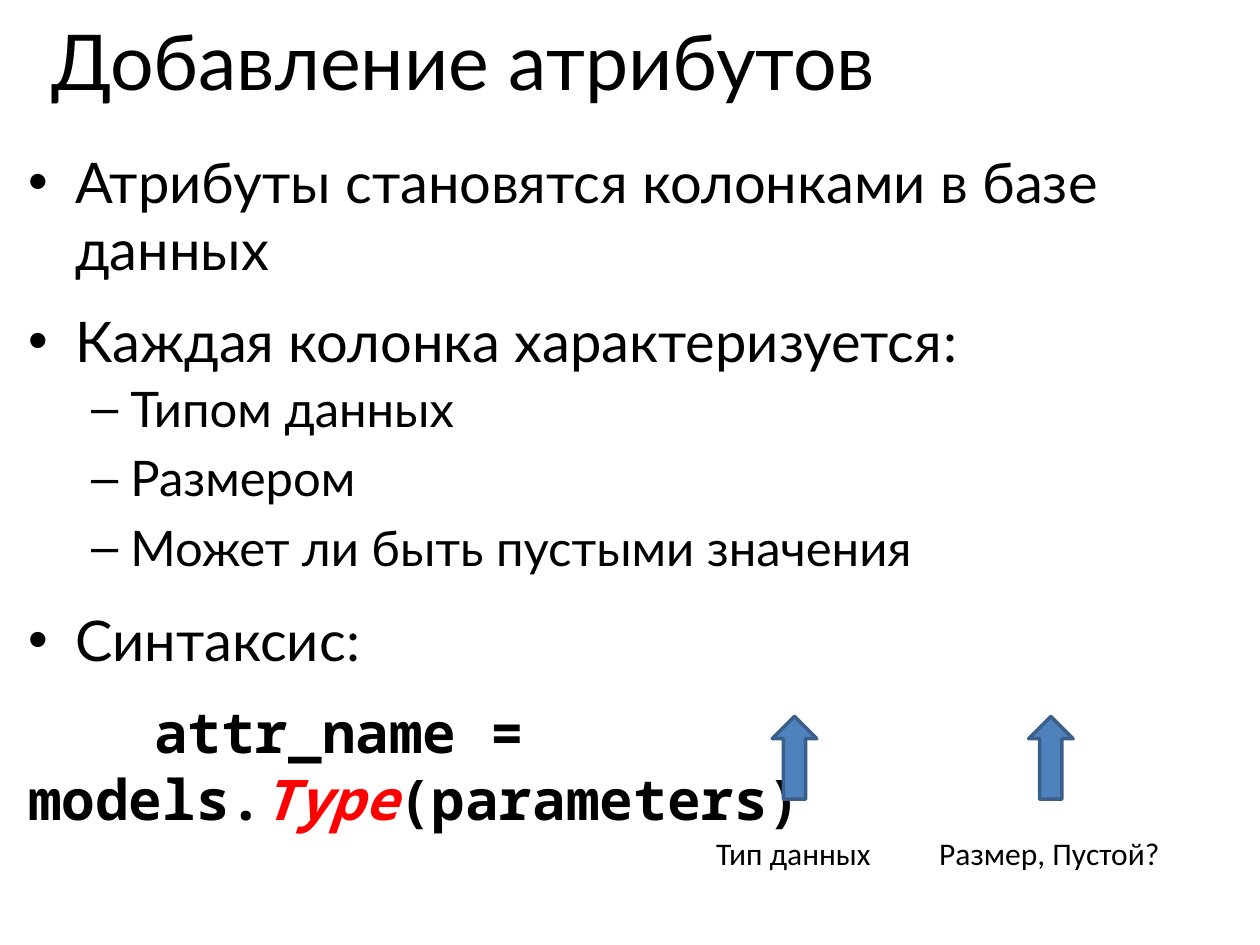
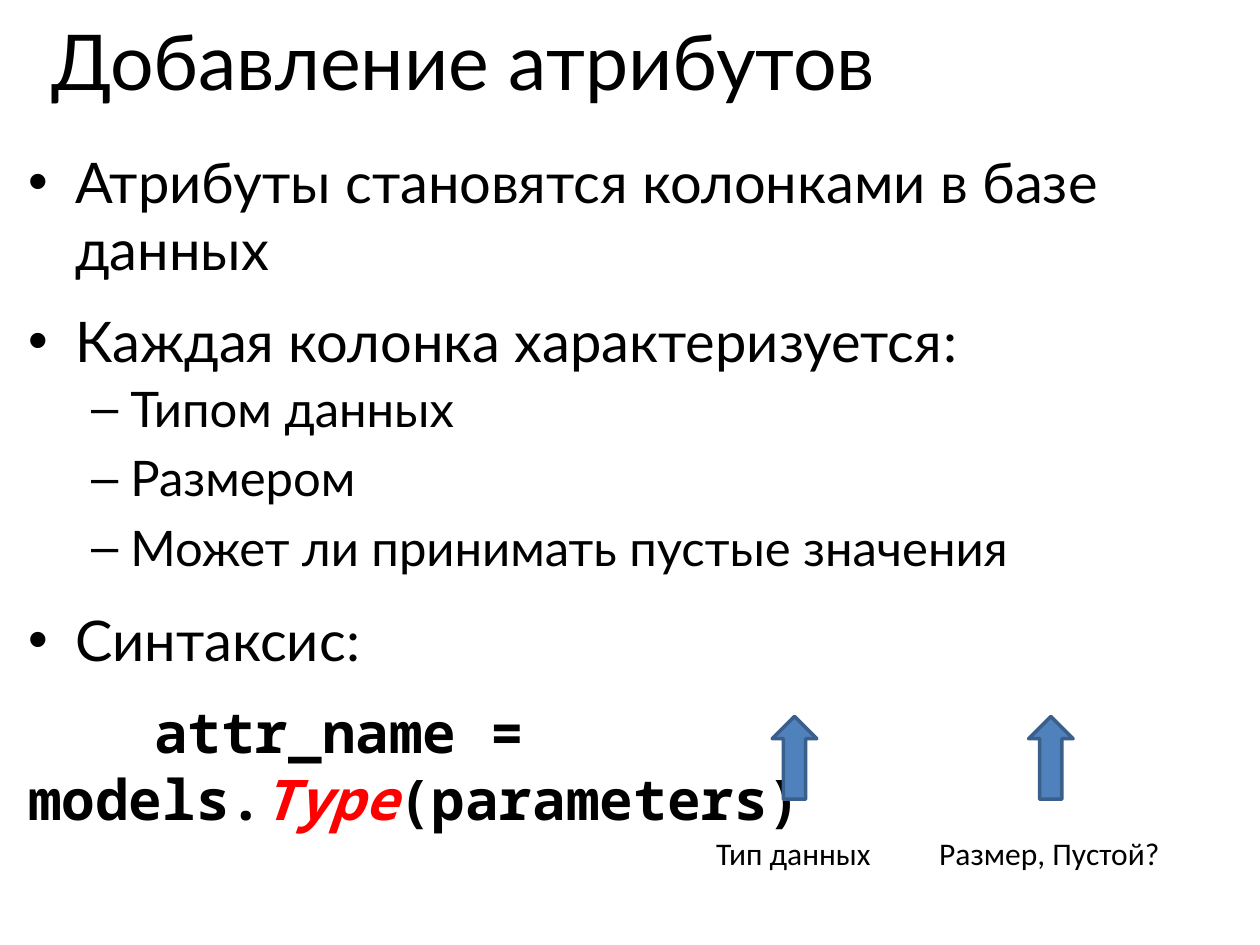
Before and after one commit to maxchv/LearnPython, a slide deck: slide 16 of week12/Models.pptx. Drawn at 1260x945 pixels with LibreOffice and Linux fonts; fonts in the diff are those of the drawing. Boxes give left, top, right and bottom in pixels: in the first picture for what was removed or moved away, otherwise in the second. Text is boxed around its words. In the diff, an @@ line names an element or a change of style, - is before the commit and + after.

```diff
--- a/week12/Models.pptx
+++ b/week12/Models.pptx
@@ text at (x1=130, y1=531, x2=1008, y2=575): text changed @@
-  – Может ли быть пустыми значения
+  – Может ли принимать пустые значения
```
Also in this commit, not shown: 5 other slides changed, 17 slides added.
